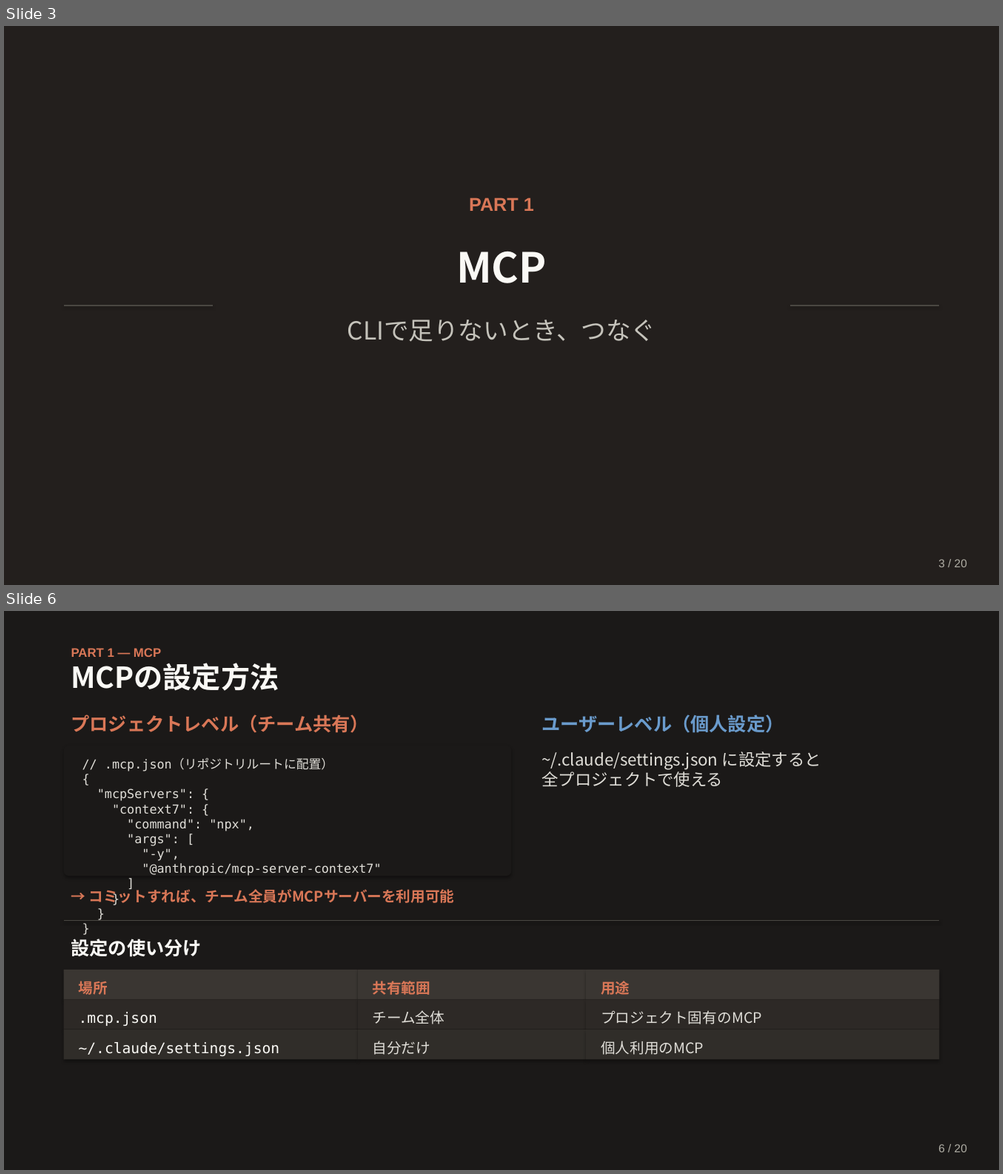
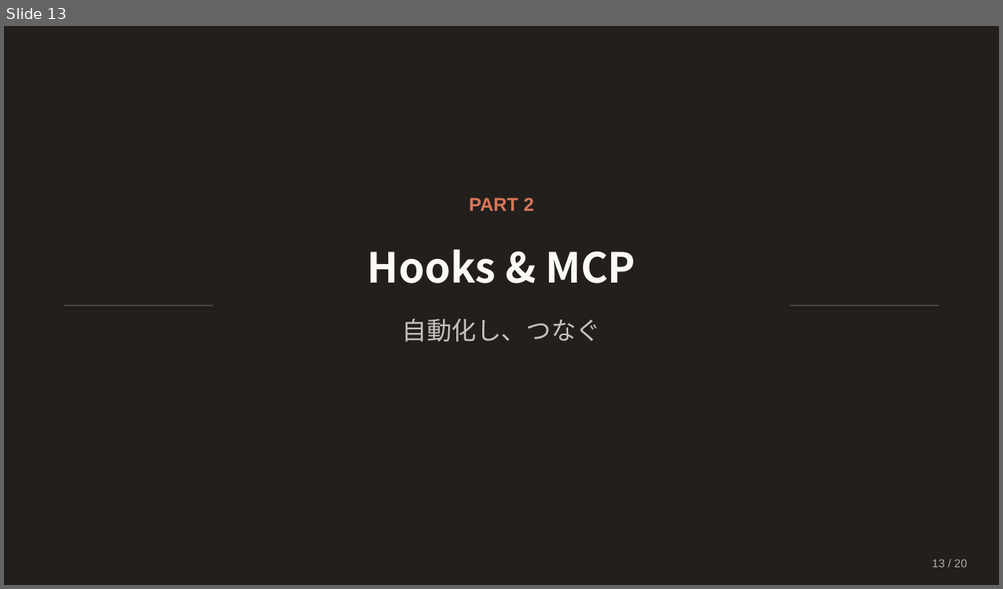
Before and after one commit to Ischca/zenn, a slide deck: slides/Claude_session3.pptx. Shown one above the other, each under a label of ours: slides 3 and 6 before the commit, slide 13 after it; the slides between them are not shown. The pictures are 1003x1174 and 1003x589 pixels, drawn with LibreOffice and Linux fonts; fonts in the diff are those of the drawing. Boxes give left, top, right and bottom in pixels: in the first picture for what was removed or moved away, otherwise in the second. Text is boxed around its words. In the diff, an @@ line names an element or a change of style, - is before the commit and + after.

```diff
--- a/slides/Claude_session3.pptx
+++ b/slides/Claude_session3.pptx
@@ slide 6 removed at (4,611,999,1170), background #1B1918 @@
@@ text removed at (71,648,161,657) @@
-PART 1 — MCP
@@ text removed at (71,663,279,691) @@
-MCPの設定方法
@@ text removed at (71,715,369,733) @@
-プロジェクトレベル（チーム共有）
@@ text removed at (541,715,783,733) @@
-ユーザーレベル（個人設定）
@@ rounded rectangle removed at (64,745,512,876) @@
@@ text removed at (97,759,381,876) @@
-// .mcp.json（リポジトリルートに配置）
-{
-"mcpServers": {
-"context7": {
-"command": "npx",
-"args": [
-"-y",
-"@anthropic/mcp-server-context7"
-]
-}
-}
-}
@@ text removed at (541,752,821,787) @@
-~/.claude/settings.json に設定すると
-全プロジェクトで使える
@@ text removed at (89,887,455,906) @@
-→ コミットすれば、チーム全員がMCPサーバーを利用可能
@@ line removed from (64, 921) to (939, 921) @@
@@ text removed at (71,939,202,957) @@
-設定の使い分け
@@ rectangle removed at (64,970,358,999) @@
@@ text removed at (79,981,108,995) @@
-場所
@@ rectangle removed at (358,970,586,999) @@
@@ text removed at (372,981,430,995) @@
-共有範囲
@@ rectangle removed at (586,970,939,999) @@
@@ text removed at (600,981,629,995) @@
-用途
@@ rectangle removed at (64,999,358,1030) @@
@@ rectangle removed at (358,999,586,1030) @@
@@ rectangle removed at (586,999,939,1030) @@
@@ rectangle removed at (64,1031,358,1060) @@
@@ text removed at (79,1012,157,1026) @@
-.mcp.json
@@ rectangle removed at (358,1031,586,1060) @@
@@ text removed at (372,1011,444,1025) @@
-チーム全体
@@ rectangle removed at (586,1031,939,1060) @@
@@ text removed at (600,1011,762,1025) @@
-プロジェクト固有のMCP
@@ text removed at (79,1042,280,1056) @@
-~/.claude/settings.json
@@ text removed at (372,1041,430,1055) @@
-自分だけ
@@ text removed at (600,1041,703,1055) @@
-個人利用のMCP
@@ text removed at (938,1145,967,1153) @@
-6 / 20
@@ what was slide 3 is now slide 13 @@
@@ slide 13 changed as well @@
@@ text at (469,198,534,211): text changed @@
-PART 1
+PART 2
@@ text at (367,249,635,284): text changed @@
-MCP
+Hooks & MCP
@@ text at (402,319,601,342): text changed @@
-CLIで足りないとき、つなぐ
+自動化し、つなぐ
@@ text at (932,560,967,568): text changed @@
-3 / 20
+13 / 20
```
Also in this commit, not shown: 11 other slides changed, 8 slides added, 7 other slides removed, 1 other file.
